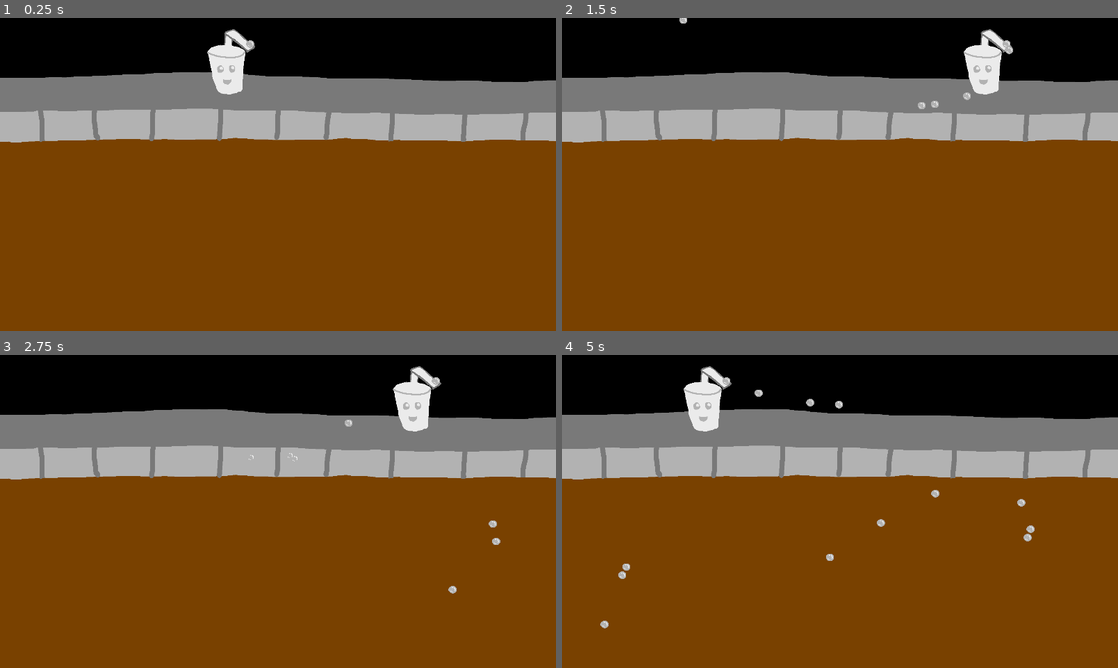
Above: before the commit, frames 1-4 (two rows, left to right).
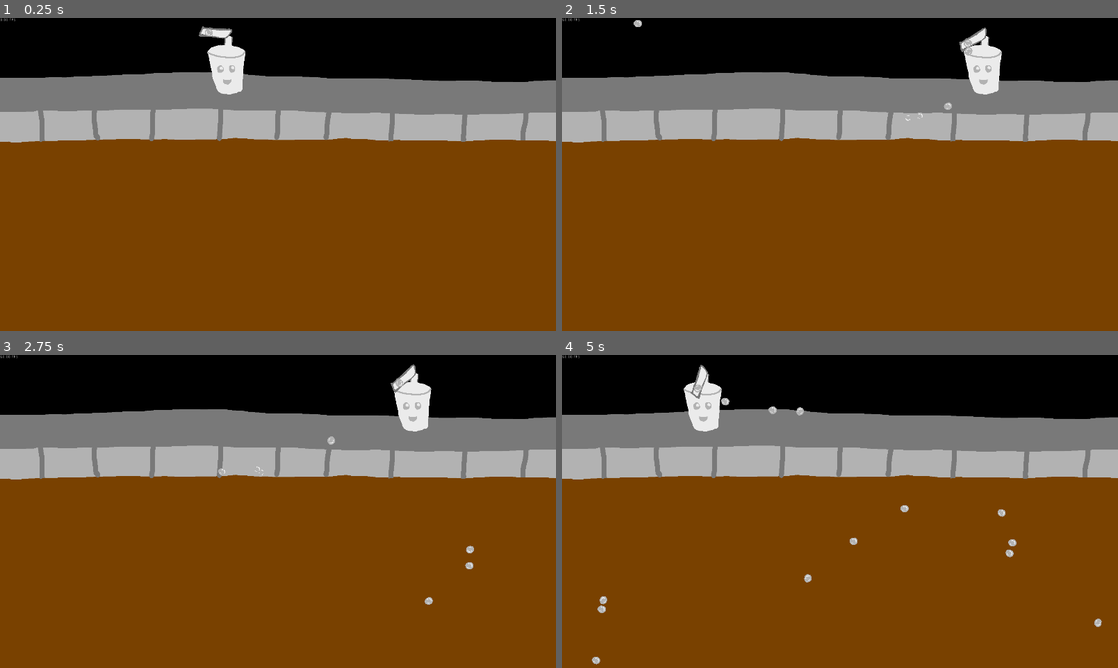
Above: after the commit, the same moments.

Repository: DerGernTod/minijam84
Game: Godot game, scene res://Main.tscn
The game is run twice, just before and just after one commit, with the same random seed, the same clock (stepped at 60 frames per second) and the same inputs.
Inputs (mouse positions are in pixels of both pictures, inside the frame that each line leads up to):
- Up to frame 1 (0.25 s): no input
- Up to frame 2 (1.5 s): tap Enter (ui_accept) at 0.5, 0.6, 0.77, 1.07, 1.35 s; move the mouse to (962, 158) at 0.52 s; hold Right (ui_right) 0.53-1.28 s; move the mouse to (728, 190) at 1.27 s; hold Left (ui_left) from 1.28 s (still down)
- Up to frame 3 (2.75 s): tap Enter (ui_accept) at 1.52, 1.82, 2.1 s; move the mouse to (333, 442) at 2.02 s; release Left (ui_left) at 2.03 s; hold Right (ui_right) from 2.03 s (still down)
- Up to frame 4 (5 s): move the mouse to (812, 574) at 2.77 s; tap Enter (ui_accept) at 2.85, 3.02, 3.32, 3.6, 3.77, 4.07, 4.35, 4.52, 4.82 s; move the mouse to (1006, 558) at 3.52 s; release Right (ui_right) at 3.53 s; hold Left (ui_left) from 3.53 s (still down); move the mouse to (673, 464) at 4.27 s

The runs differ from the first frame. In frame 1, 0.3% of the frame differs, in the area x 0-46%, y 0-12%; in frame 2, 0.5%; in frame 3, 0.6%; in frame 4, 1.0%, in the area x 0-98%, y 0-99%.

Commit message:
shooting

Diff:
--- /dev/null
+++ b/FPSCounter.gd
@@ -0,0 +1,15 @@
+extends Label
+
+var target_fps := 0.0
+
+func _ready() -> void:
+	_update_label();
+
+func _process(delta: float) -> void:
+	if delta > 0:
+		target_fps = 1.0 / delta;
+
+func _update_label() -> void:
+	while true:
+		text = "%2.2f FPS" % target_fps;
+		yield(get_tree().create_timer(0.5), "timeout");
--- /dev/null
+++ b/FPSCounter.tscn
@@ -0,0 +1,9 @@
+[gd_scene load_steps=2 format=2]
+
+[ext_resource path="res://FPSCounter.gd" type="Script" id=1]
+
+[node name="FPSCounter" type="Label"]
+margin_right = 1920.0
+margin_bottom = 1080.0
+text = "60"
+script = ExtResource( 1 )
--- a/Main.tscn
+++ b/Main.tscn
@@ -1,7 +1,8 @@
-[gd_scene load_steps=3 format=2]
+[gd_scene load_steps=4 format=2]
 
 [ext_resource path="res://player/Player.tscn" type="PackedScene" id=1]
 [ext_resource path="res://level/tmp_background.png" type="Texture" id=2]
+[ext_resource path="res://FPSCounter.tscn" type="PackedScene" id=3]
 
 [node name="Main" type="Node2D"]
 
@@ -11,3 +12,5 @@
 
 [node name="Player" parent="." instance=ExtResource( 1 )]
 position = Vector2( 800, 150 )
+
+[node name="FPSCounter" parent="." instance=ExtResource( 3 )]
--- a/player/Player.gd
+++ b/player/Player.gd
@@ -10,16 +10,11 @@
 
 onready var screen_width := get_viewport_rect().size.x;
 onready var bubble_scene := preload("res://bubble/Bubble.tscn");
-
+onready var straw_top := $StrawTop;
 
 # Called when the node enters the scene tree for the first time.
 func _ready() -> void:
 	_create_bubble();
-
-
-func _process(delta: float) -> void:
-	if Input.is_action_just_pressed("ui_accept"):
-		_fire_bubble((get_viewport().get_mouse_position() - position).normalized());
 
 
 func _physics_process(delta: float) -> void:
@@ -30,18 +25,24 @@
 
 	velocity = lerp(velocity, 0, damping * delta);
 	position.x = clamp(position.x + velocity * delta, bounds, screen_width - bounds);
-	cur_bubble.position.x = bubble_spawn.x;
+	cur_bubble.position = bubble_spawn;
+
+	var mouse_pos = get_viewport().get_mouse_position();
+	$StrawTop.look_at(mouse_pos);
+	if Input.is_action_just_pressed("ui_accept"):
+		var target = mouse_pos - $StrawTop.global_position;
+		_fire_bubble(target.normalized());
 
 
 func _create_bubble() -> void:
 	cur_bubble = bubble_scene.instance();
-	add_child(cur_bubble);
+	$StrawTop.add_child(cur_bubble);
 	cur_bubble.position = bubble_spawn;
 
 
 func _fire_bubble(direction: Vector2) -> void:
 	var old_pos = cur_bubble.global_position;
-	remove_child(cur_bubble);
+	$StrawTop.remove_child(cur_bubble);
 	$"/root/Main".add_child(cur_bubble);
 	cur_bubble.global_position = old_pos;
 	cur_bubble.fire(direction);
--- a/player/Player.tscn
+++ b/player/Player.tscn
@@ -12,7 +12,7 @@
 script = ExtResource( 2 )
 speed = 10000.0
 damping = 8.0
-bubble_spawn = Vector2( 64, -60 )
+bubble_spawn = Vector2( 64, 0 )
 
 [node name="StrawBottom" type="Sprite" parent="."]
 texture = ExtResource( 4 )
@@ -24,8 +24,10 @@
 position = Vector2( -16, 24 )
 shape = SubResource( 1 )
 
-[node name="StrawTop" type="Sprite" parent="."]
-position = Vector2( -8, -96 )
+[node name="StrawTop" type="Node2D" parent="."]
+position = Vector2( -15, -96 )
+
+[node name="Sprite" type="Sprite" parent="StrawTop"]
+position = Vector2( 63, 80 )
+rotation = -0.663225
 texture = ExtResource( 3 )
-centered = false
-offset = Vector2( -80, -15 )
--- a/project.godot
+++ b/project.godot
@@ -31,6 +31,7 @@
 window/size/resizable=false
 window/size/borderless=true
 window/dpi/allow_hidpi=true
+window/vsync/use_vsync=false
 window/stretch/mode="2d"
 window/stretch/aspect="keep"
 
@@ -68,6 +69,8 @@
 [rendering]
 
 quality/driver/driver_name="GLES2"
+quality/intended_usage/framebuffer_allocation=0
+quality/intended_usage/framebuffer_allocation.mobile=0
 vram_compression/import_etc=true
 vram_compression/import_etc2=false
 environment/default_environment="res://default_env.tres"
Not shown, added: customer/tmp_customer.png.import
Not shown, added: level/tmp_machine.png.import
Not shown, added: level/tmp_machine_ready.png.import
Not shown, added: level/tmp_machine_working.png.import
